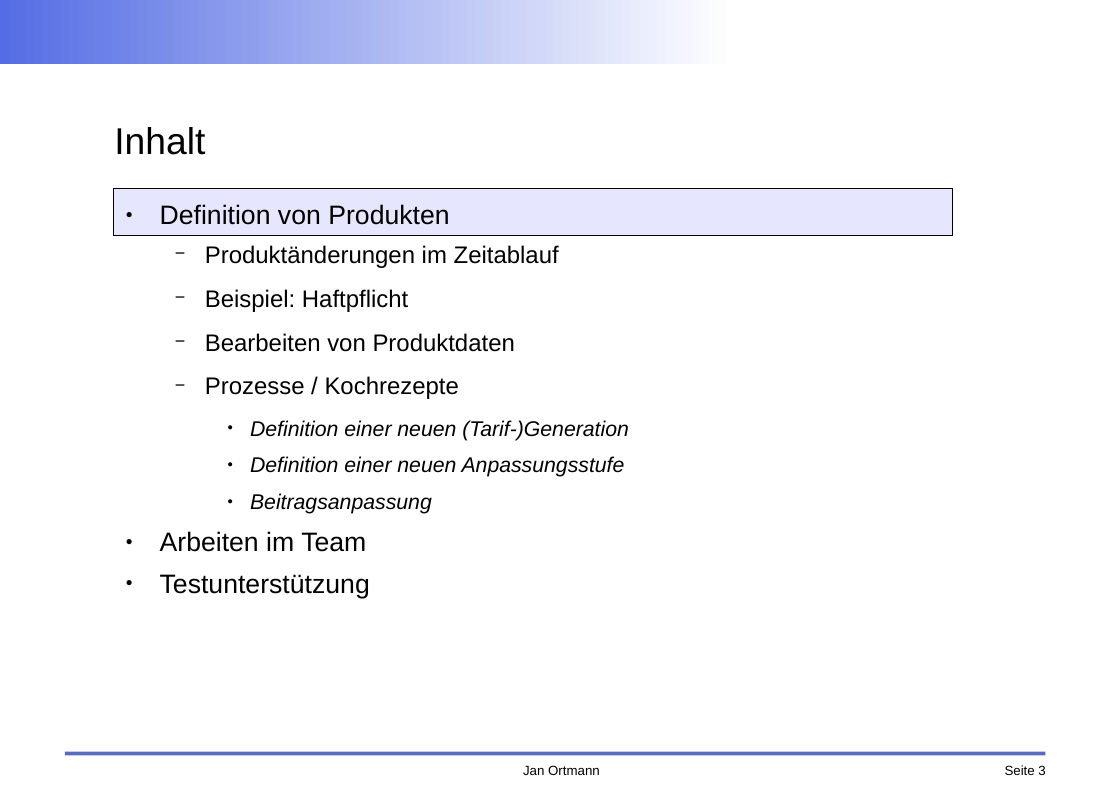
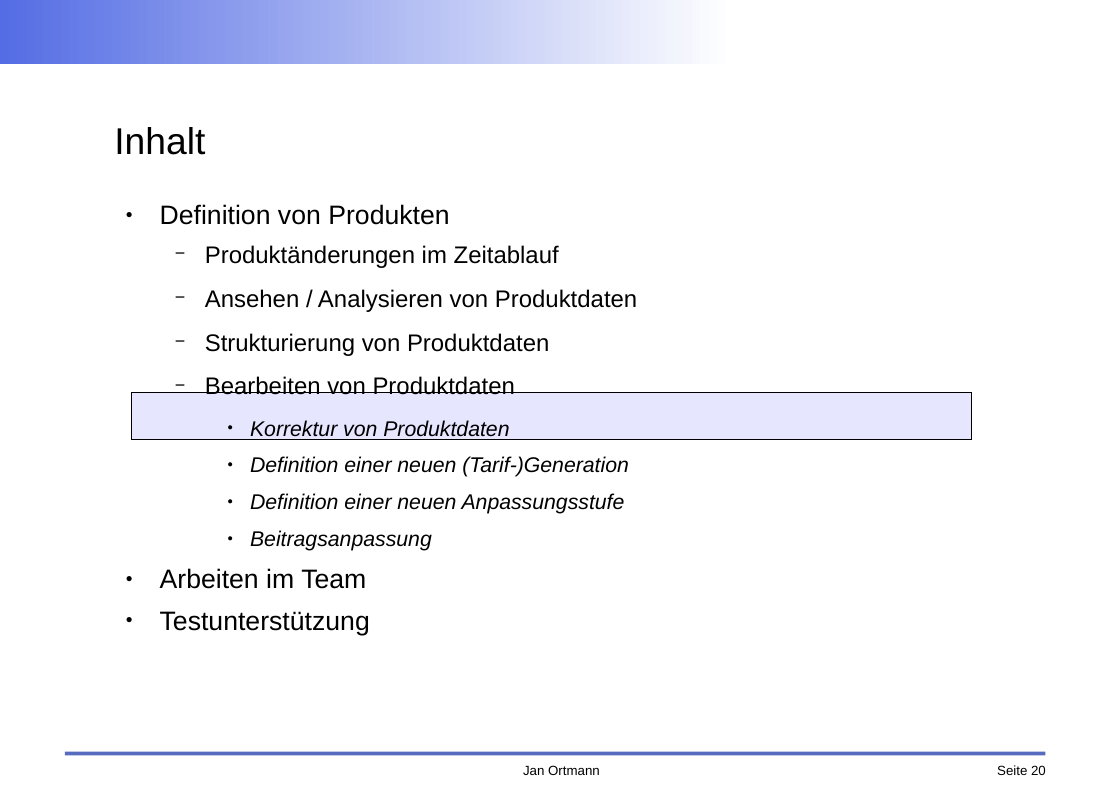
Before and after one commit to faktorips/faktorips.base, a slide deck: slide 20 of org.faktorips.doc/schulung/fachabteilung/FaktorIPS-Schulung FA Produktdefinition.odp (slide 3 before the commit). Drawn at 1120x792 pixels with LibreOffice and Linux fonts; fonts in the diff are those of the drawing; background and template pictures are left out. Boxes give left, top, right and bottom in pixels: in the first picture for what was removed or moved away, otherwise in the second. Text is boxed around its words. In the diff, an @@ line names an element or a change of style, - is before the commit and + after.

```diff
--- a/org.faktorips.doc/schulung/fachabteilung/FaktorIPS-Schulung FA Produktdefinition.odp
+++ b/org.faktorips.doc/schulung/fachabteilung/FaktorIPS-Schulung FA Produktdefinition.odp
@@ text at <box>205,289,637,356</box>: text changed @@
-  − Beispiel: Haftpflicht
+  − Ansehen / Analysieren von Produktdaten
+  − Strukturierung von Produktdaten
@@ rectangle: place and size @@
-rectangle at <box>113,189,952,236</box>
+rectangle at <box>132,392,971,439</box>
@@ text at <box>250,420,509,440</box>: text changed; size 18 to 16 pt; italic on @@
-  − Prozesse / Kochrezepte
+    ● Korrektur von Produktdaten
@@ page number at <box>997,765,1046,775</box>: text changed @@
-Seite 3
+Seite 20
```
Also in this commit, not shown: 6 other slides changed, 4 slides added, 13 other files.
